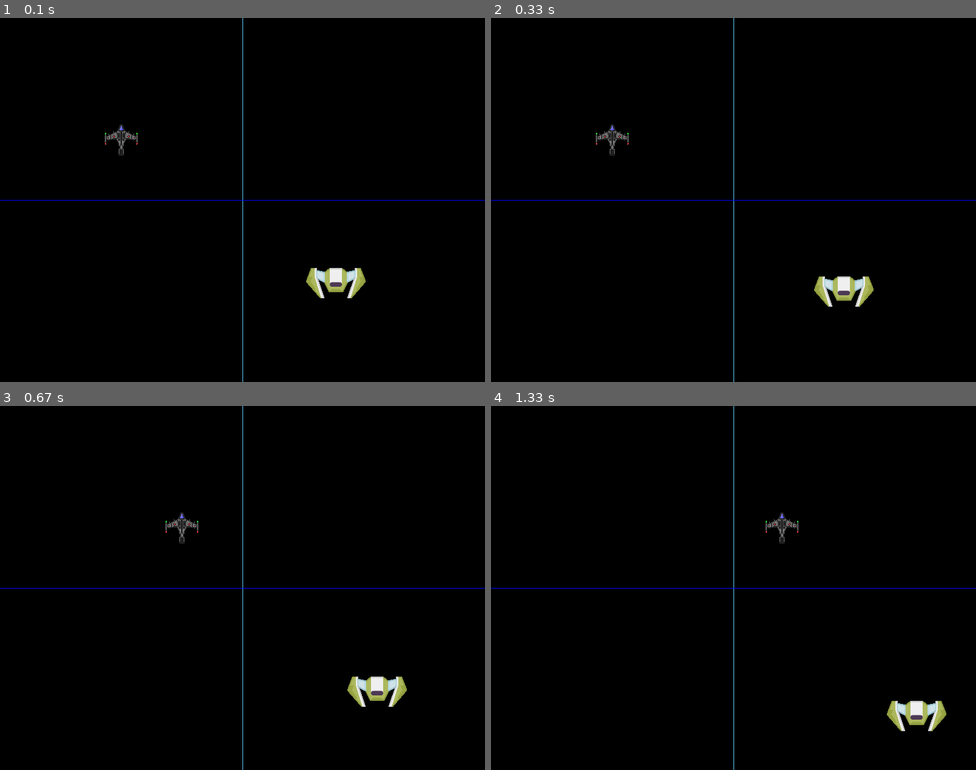
Above: before the commit, frames 1-4 (two rows, left to right).
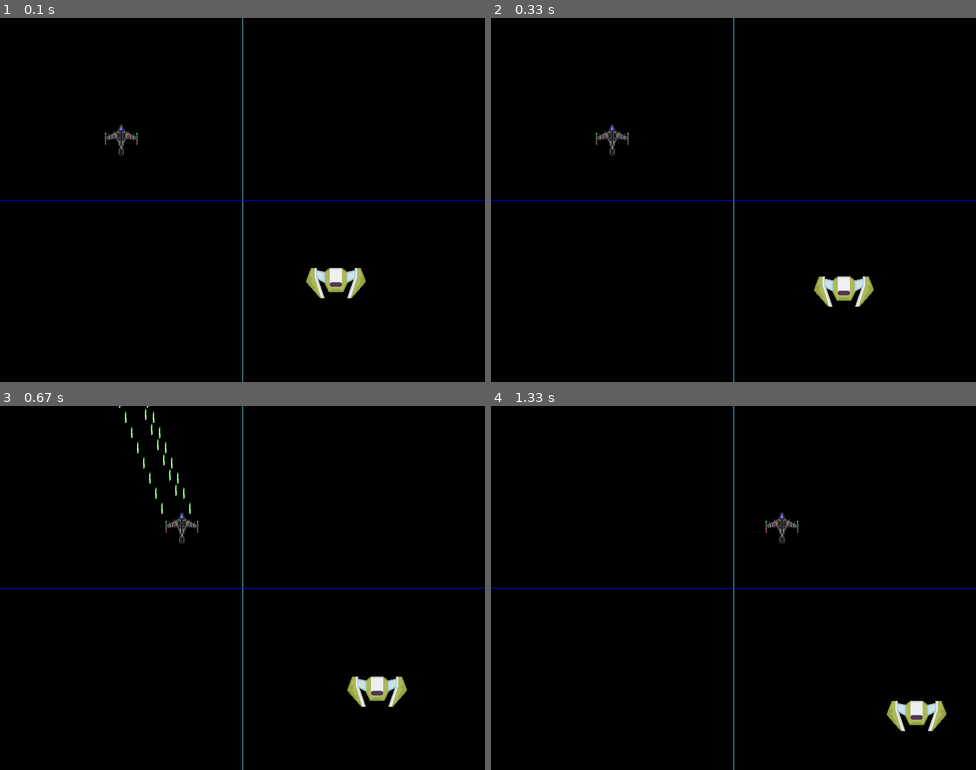
Above: after the commit, the same moments.

Repository: ValorianiO/Pygame-Curso
Game: pygame game, started from Juego2.py
Two runs of this game, one before a commit and one after it. Both use one fixed random seed, a clock stepped at 60 frames per second and the inputs below.
Inputs:
- Up to frame 1 (0.1 s): no input
- Up to frame 2 (0.33 s): no input
- Up to frame 3 (0.67 s): hold Space from 0.33 s (still down); hold D from 0.33 s (still down)
- Up to frame 4 (1.33 s): release Space at 0.8 s; release D at 0.8 s; hold D 0.83-1.3 s

Frames 1-2 are identical in both runs. In frame 3, 0.2% of the frame differs, in the area x 24-40%, y 0-30%; in frame 4, nothing differs.

Commit message:
creando disparos

Diff:
--- a/Juego2.py
+++ b/Juego2.py
@@ -44,6 +44,10 @@
       self.velocidad_y = -10
     if teclas[pygame.K_s]:
        self.velocidad_y = 10
+    if teclas[pygame.K_SPACE]:
+       jugador.disparo()
+       jugador.disparo2()
+       jugador.disparo3()
 
     self.rect.x += self.velocidad_x
     self.rect.y += self.velocidad_y
@@ -58,6 +62,16 @@
 
     if self.rect.top < 0:
       self.rect.top = 0
+
+  def disparo(self):
+    bala = Disparos(self.rect.centerx, self.rect.top)
+    balas.add(bala)
+  def disparo2(self):
+    bala = Disparos(self.rect.centerx + 23, self.rect.top + 30)
+    balas.add(bala)
+  def disparo3(self):
+    bala = Disparos(self.rect.centerx - 23, self.rect.top + 30)
+    balas.add(bala)
 
 class Enemigos(pygame.sprite.Sprite):
   def __init__(self):
@@ -85,6 +99,18 @@
     if self.rect.top < 0:
       self.velocidad_y += 1
 
+class Disparos(pygame.sprite.Sprite):
+  def __init__(self, x, y):
+    super().__init__()
+    self.image = pygame.transform.scale(pygame.image.load("imagenes/disparo.png").convert(),(10,20))
+    self.image.set_colorkey(negro)
+    self.rect = self.image.get_rect()
+    self.rect.bottom = y
+    self.rect.centerx = x
+  def update(self):
+    self.rect.y -= 25
+    if self.rect.bottom < 0:
+      self.kill()
 
 
 pygame.init()
@@ -94,6 +120,7 @@
 
 sprites =pygame.sprite.Group()
 enemigos =pygame.sprite.Group()
+balas = pygame.sprite.Group()
 
 enemigo = Enemigos()
 enemigos.add(enemigo)
@@ -114,7 +141,7 @@
 
   sprites.update()
   enemigos.update()
-
+  balas.update()
   colision = pygame.sprite.spritecollide(jugador, enemigos, False)
 
   if colision:
@@ -127,8 +154,10 @@
   pantalla.fill(negro)
   sprites.draw(pantalla)
   enemigos.draw(pantalla)
+  balas.draw(pantalla)
   pygame.draw.line(pantalla, h_50d2fe, (400,0), (400,800), 1)
   pygame.draw.line(pantalla, azul, (0, 300), (800, 300), 1)
   pygame.display.flip()
 
+
 pygame.quit()
Binary file added: imagenes/disparo.png
